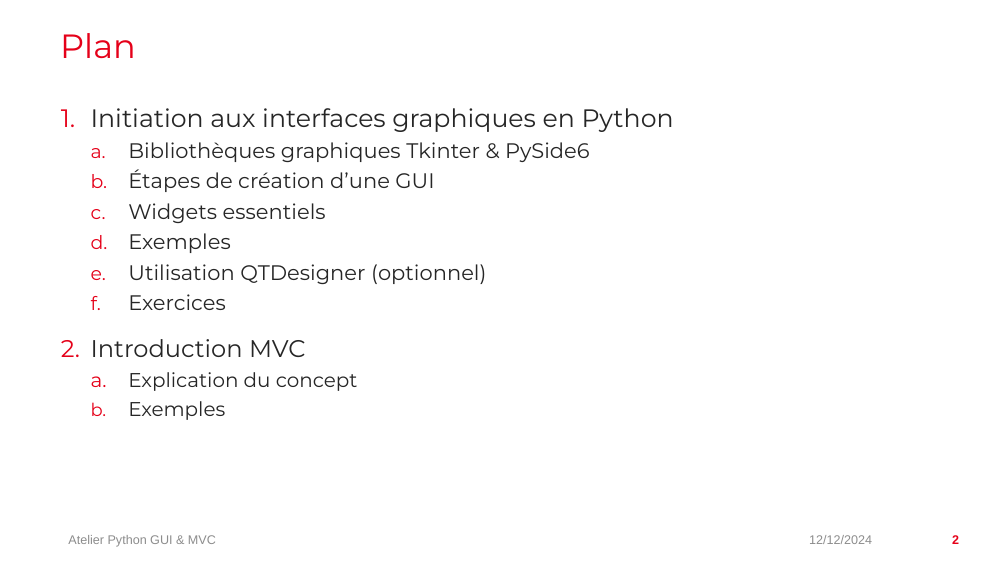
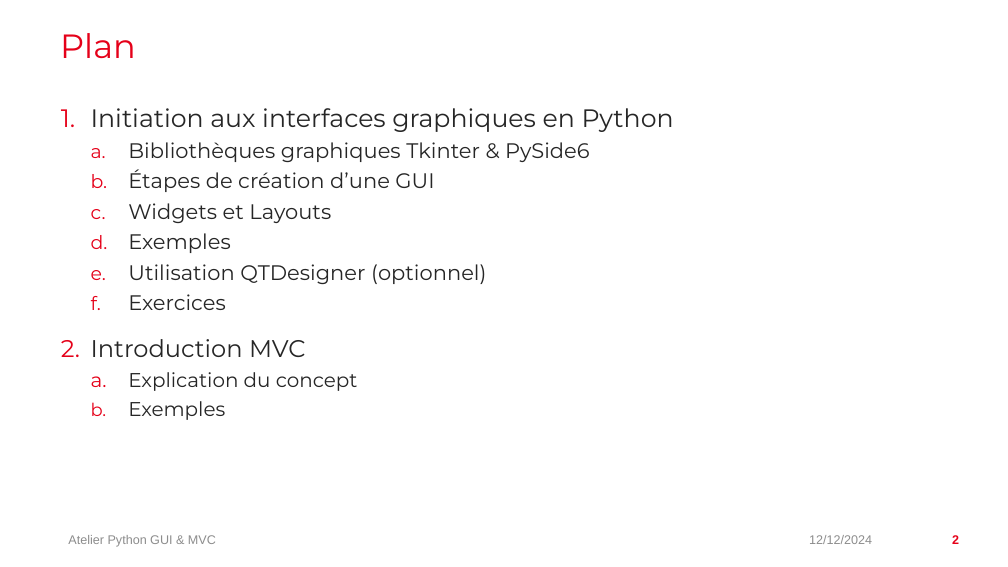
Before and after one commit to Crackvignoule/python-gui-mvc-tutorial, a slide deck: slide 2 of presentation/Atelier Python GUI & MVC.pptx. Drawn at 1008x567 pixels with LibreOffice and Linux fonts; fonts in the diff are those of the drawing; background and template pictures are left out. Boxes give left, top, right and bottom in pixels: in the first picture for what was removed or moved away, otherwise in the second. Text is boxed around its words. In the diff, an @@ line names an element or a change of style, - is before the commit and + after.

```diff
--- a/presentation/Atelier Python GUI & MVC.pptx
+++ b/presentation/Atelier Python GUI & MVC.pptx
@@ text at <box>128,203,331,223</box>: text changed @@
-  c. Widgets essentiels
+  c. Widgets et Layouts
```
Also in this commit, not shown: 6 other slides changed, 4 slides added, 5 other files.
